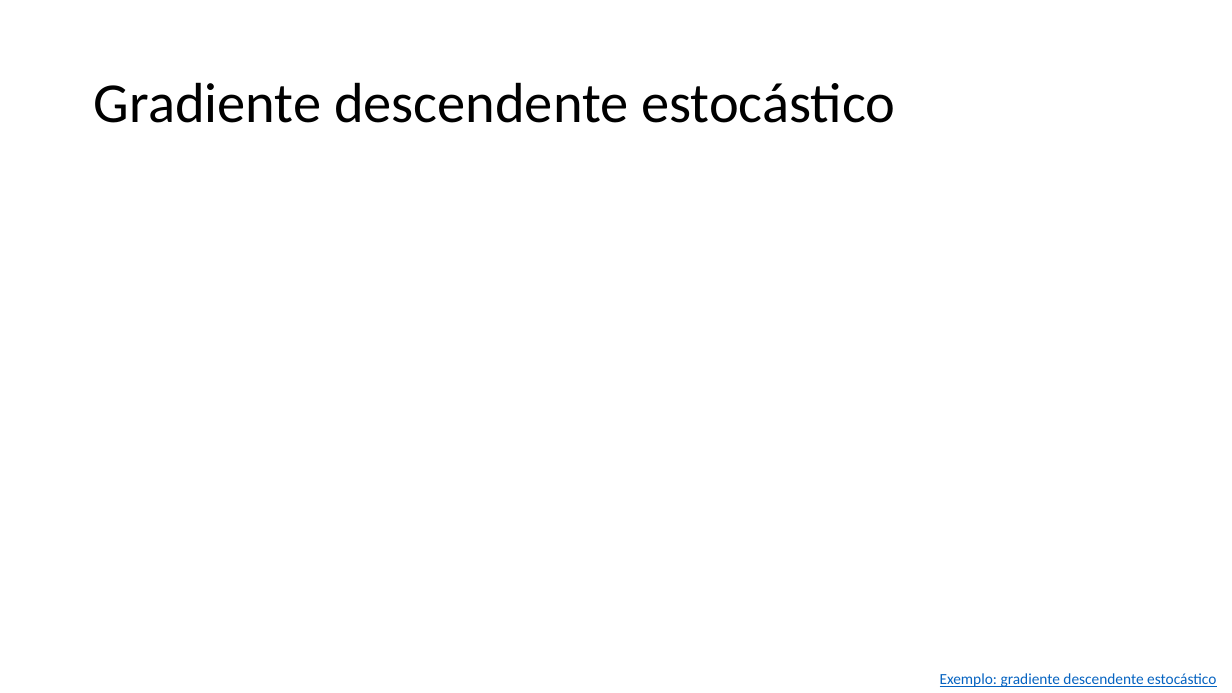
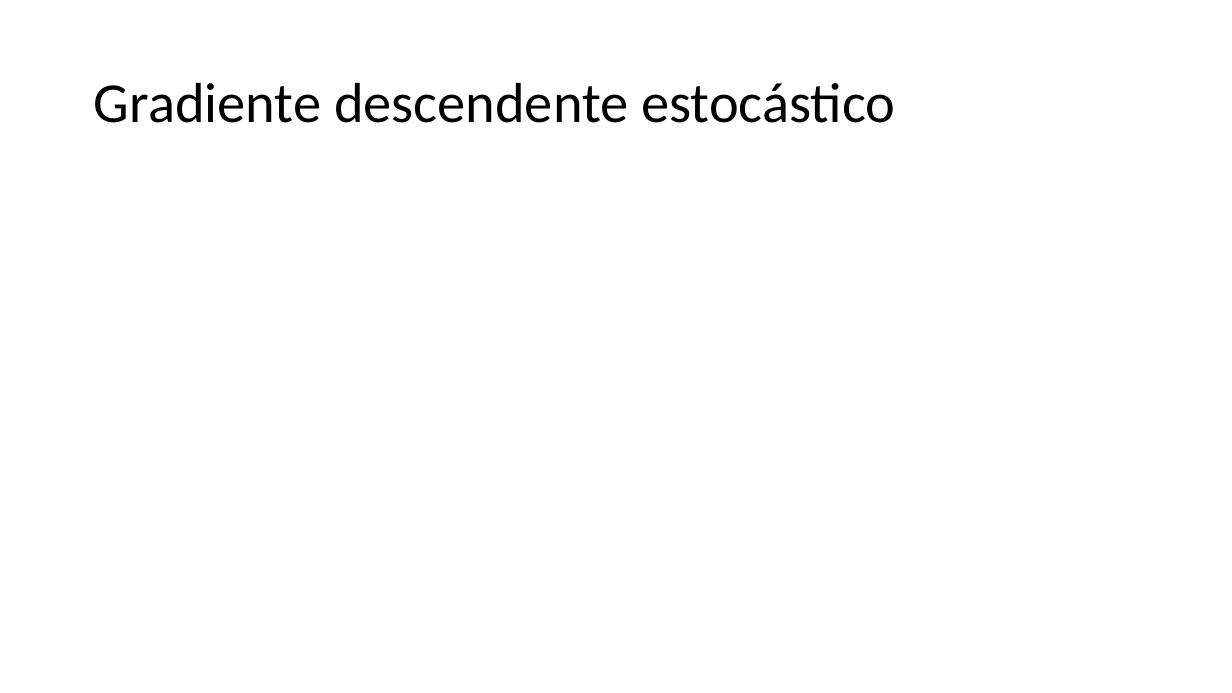
Before and after one commit to zz4fap/t319_aprendizado_de_maquina, a slide deck: slide 31 of slides/T319_Regressão_Linear (Parte II).pptx. Drawn at 1232x693 pixels with LibreOffice and Linux fonts; fonts in the diff are those of the drawing; grey boxes stand for pictures. Boxes give left, top, right and bottom in pixels: in the first picture for what was removed or moved away, otherwise in the second. Text is boxed around its words. In the diff, an @@ line names an element or a change of style, - is before the commit and + after.

Commit message:
update of slides

```diff
--- a/slides/T319_Regressão_Linear (Parte II).pptx
+++ b/slides/T319_Regressão_Linear (Parte II).pptx
@@ text removed at (x1=940, y1=673, x2=1216, y2=687) @@
-Exemplo: gradiente descendente estocástico
```
Also in this commit, not shown: 1 other slide changed, 2 slides added, 3 other files.
